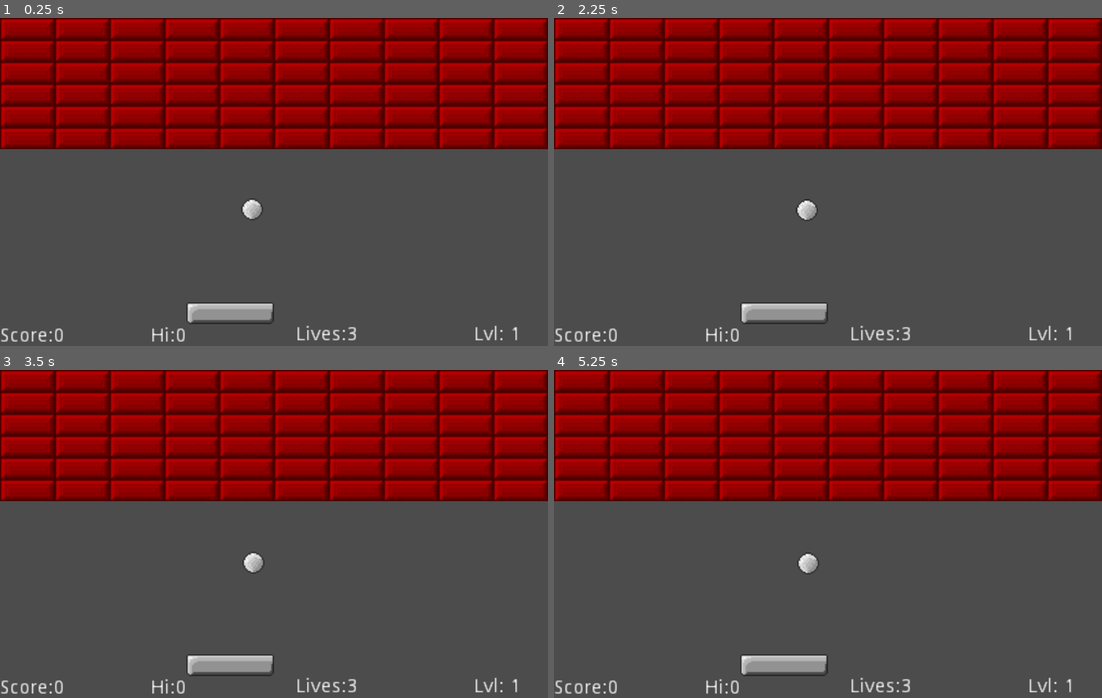
Above: before the commit, frames 1-4 (two rows, left to right).
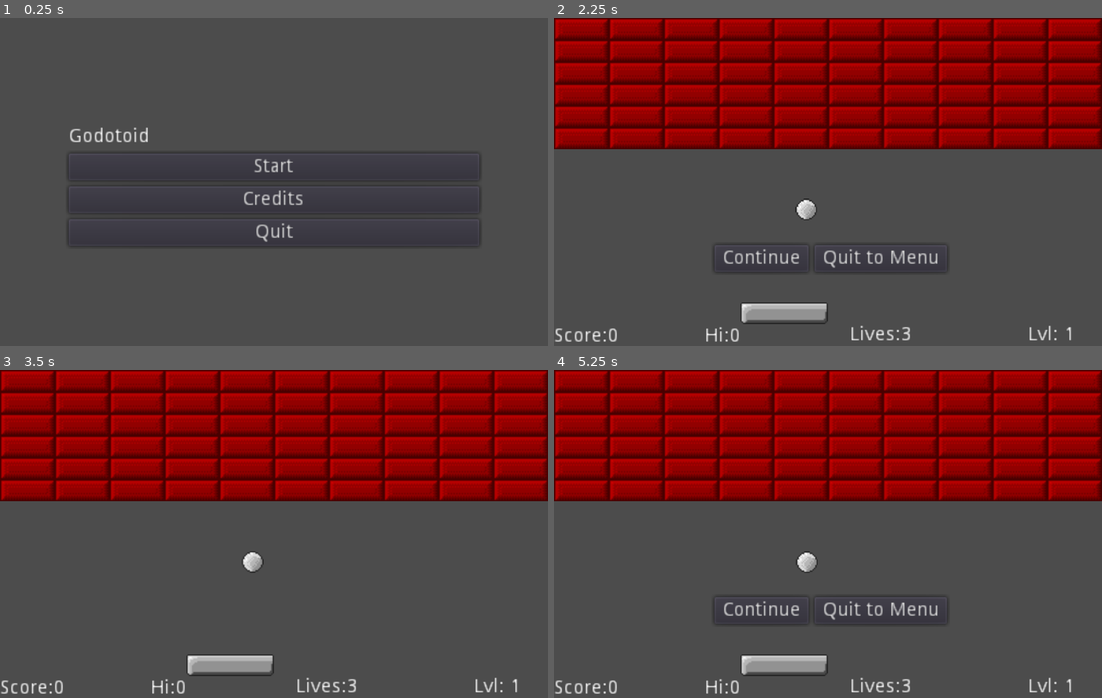
Above: after the commit, the same moments.

Repository: pokeparadox/godotoid
Game: Godot game, scene res://Title.tscn
The game is run twice, just before and just after one commit, with the same random seed, the same clock (stepped at 60 frames per second) and the same inputs. Before the commit the project starts from res://GameState.tscn. Sound files missing from this copy of the repository are replaced by a short silence.
Inputs (mouse positions are in pixels of both pictures, inside the frame that each line leads up to):
- Up to frame 1 (0.25 s): no input
- Up to frame 2 (2.25 s): click (828, 198) at 0.5 s, where only the run after the commit has a clickable "Credits"; click (828, 165) at 1.25 s, where only the run after the commit has a clickable "Start"; tap Enter (ui_accept) at 2 s; hold Right (ui_right) from 2.03 s (still down); hold Enter (ui_accept) from 2.03 s (still down)
- Up to frame 3 (3.5 s): release Right (ui_right) at 2.75 s; release Enter (ui_accept) at 2.75 s; click (208, 612) at 2.75 s, where only the run after the commit has a clickable "Continue"
- Up to frame 4 (5.25 s): tap Enter (ui_accept) at 3.5, 3.6, 3.77, 4.07, 5 s; hold Left (ui_left) 3.53-4.25 s; click (762, 612) at 4.25 s, where only the run after the commit has a clickable "Continue"; hold Right (ui_right) from 5.03 s (still down); hold Enter (ui_accept) from 5.03 s (still down)

The runs differ from the first frame. In frame 1, 43% of the frame differs, in the area x 0-100%, y 0-99%; in frame 2, 0.8%; in frame 3, less than 0.1%; in frame 4, 0.8%.

Commit message:
Added basic menuing
-Added titlescreen
-Added scene switching
-Added pause menu

Diff:
--- a/GameState.gd
+++ b/GameState.gd
@@ -2,8 +2,6 @@
 
 onready var bounceCount = 0
 
-
-# Called when the node enters the scene tree for the first time.
 func _ready():
 	setLives(Global.StartLives)
 	setScore(0)
@@ -88,3 +86,12 @@
 	Global.hiScore = hi
 	$HiScore.text = "Hi:" + String(hi)
 	Global.saveHiScore()
+
+
+func _input(event):
+	if(event.is_action_pressed("ui_accept")):
+		get_tree().paused = true
+		$PauseMenu.visible = true
+
+func _on_PauseMenu_onQuit():
+	Global.changeScene("res://Title.tscn")
--- a/GameState.tscn
+++ b/GameState.tscn
@@ -7,6 +7,7 @@
 [ext_resource path="res://Sound/ping.wav" type="AudioStream" id=5]
 [ext_resource path="res://Sound/dead.wav" type="AudioStream" id=6]
 [ext_resource path="res://Sound/clink.wav" type="AudioStream" id=7]
+[ext_resource path="res://PauseMenu.tscn" type="PackedScene" id=8]
 
 [sub_resource type="Gradient" id=1]
 colors = PoolColorArray( 0.777344, 0.264175, 0.264175, 1, 0.617188, 0.0554504, 0.0554504, 1 )
@@ -153,7 +154,20 @@
 __meta__ = {
 "_edit_use_anchors_": false
 }
+
+[node name="PauseMenu" parent="." instance=ExtResource( 8 )]
+visible = false
+anchor_left = 0.5
+anchor_top = 0.5
+anchor_right = 0.5
+anchor_bottom = 0.5
+margin_left = 202.0
+margin_top = 177.0
+margin_right = 202.0
+margin_bottom = 177.0
 [connection signal="BallHit" from="Ball" to="." method="_on_Ball_BallHit"]
 [connection signal="BrickHit" from="Ball" to="." method="_on_Ball_BrickHit"]
 [connection signal="Lose" from="Ball" to="." method="_on_Ball_Lose"]
 [connection signal="finished" from="Win" to="." method="_on_Win_finished"]
+[connection signal="onContinue" from="PauseMenu" to="." method="_on_PauseMenu_onContinue"]
+[connection signal="onQuit" from="PauseMenu" to="." method="_on_PauseMenu_onQuit"]
--- a/Global.gd
+++ b/Global.gd
@@ -14,6 +14,9 @@
 var saveFile = File.new()
 var savePath = "user://savegame.save"
 var saveData = {"highscore": 0}
+
+func changeScene(scene):
+	return get_tree().change_scene(scene)
 
 func createSave():
    saveFile.open(savePath, File.WRITE)
--- /dev/null
+++ b/PauseMenu.gd
@@ -0,0 +1,13 @@
+extends Control
+
+signal onQuit
+signal onContinue
+
+func _on_Continue_button_down():
+	hide()
+	get_tree().paused = false
+
+
+func _on_Quit_to_Menu_button_down():
+	get_tree().paused = false
+	emit_signal("onQuit")
--- /dev/null
+++ b/PauseMenu.tscn
@@ -0,0 +1,45 @@
+[gd_scene load_steps=2 format=2]
+
+[ext_resource path="res://PauseMenu.gd" type="Script" id=1]
+
+[node name="PauseMenu" type="Control"]
+pause_mode = 2
+anchor_right = 1.0
+anchor_bottom = 1.0
+script = ExtResource( 1 )
+__meta__ = {
+"_edit_use_anchors_": false
+}
+
+[node name="CenterContainer" type="CenterContainer" parent="."]
+anchor_left = 0.5
+anchor_top = 0.5
+anchor_right = 0.5
+anchor_bottom = 0.5
+margin_left = -85.0
+margin_top = -20.5
+margin_right = 85.0
+margin_bottom = 20.5
+size_flags_horizontal = 2
+size_flags_vertical = 2
+__meta__ = {
+"_edit_use_anchors_": false
+}
+
+[node name="HBoxContainer" type="HBoxContainer" parent="CenterContainer"]
+margin_top = 10.0
+margin_right = 170.0
+margin_bottom = 30.0
+
+[node name="Continue" type="Button" parent="CenterContainer/HBoxContainer"]
+margin_right = 69.0
+margin_bottom = 20.0
+text = "Continue"
+
+[node name="Quit to Menu" type="Button" parent="CenterContainer/HBoxContainer"]
+margin_left = 73.0
+margin_right = 170.0
+margin_bottom = 20.0
+text = "Quit to Menu"
+[connection signal="button_down" from="CenterContainer/HBoxContainer/Continue" to="." method="_on_Continue_button_down"]
+[connection signal="button_down" from="CenterContainer/HBoxContainer/Quit to Menu" to="." method="_on_Quit_to_Menu_button_down"]
--- /dev/null
+++ b/Title.gd
@@ -0,0 +1,12 @@
+extends MarginContainer
+
+func _on_Start_button_down():
+	Global.changeScene("res://GameState.tscn")
+
+
+func _on_Credits_button_down():
+	Global.changeScene("res://Credits.tscn")
+
+
+func _on_Quit_button_down():
+	get_tree().quit()
--- /dev/null
+++ b/Title.tscn
@@ -0,0 +1,46 @@
+[gd_scene load_steps=2 format=2]
+
+[ext_resource path="res://Title.gd" type="Script" id=1]
+
+[node name="Control" type="MarginContainer"]
+anchor_right = 1.0
+anchor_bottom = 1.0
+margin_left = 50.0
+margin_top = 80.0
+margin_right = -50.0
+margin_bottom = -40.0
+script = ExtResource( 1 )
+__meta__ = {
+"_edit_use_anchors_": false
+}
+
+[node name="VBoxContainer" type="VBoxContainer" parent="."]
+margin_right = 300.0
+margin_bottom = 120.0
+
+[node name="RichTextLabel" type="RichTextLabel" parent="VBoxContainer"]
+margin_right = 300.0
+margin_bottom = 15.0
+text = "Godotoid"
+fit_content_height = true
+
+[node name="Start" type="Button" parent="VBoxContainer"]
+margin_top = 19.0
+margin_right = 300.0
+margin_bottom = 39.0
+text = "Start"
+
+[node name="Credits" type="Button" parent="VBoxContainer"]
+margin_top = 43.0
+margin_right = 300.0
+margin_bottom = 63.0
+text = "Credits"
+
+[node name="Quit" type="Button" parent="VBoxContainer"]
+margin_top = 67.0
+margin_right = 300.0
+margin_bottom = 87.0
+text = "Quit"
+[connection signal="button_down" from="VBoxContainer/Start" to="." method="_on_Start_button_down"]
+[connection signal="button_down" from="VBoxContainer/Credits" to="." method="_on_Credits_button_down"]
+[connection signal="button_down" from="VBoxContainer/Quit" to="." method="_on_Quit_button_down"]
--- a/project.godot
+++ b/project.godot
@@ -16,7 +16,7 @@
 [application]
 
 config/name="Godotoid"
-run/main_scene="res://GameState.tscn"
+run/main_scene="res://Title.tscn"
 config/icon="res://icon.png"
 
 [autoload]
Not shown: 1 places in GameState.tscn that only renumber resources
